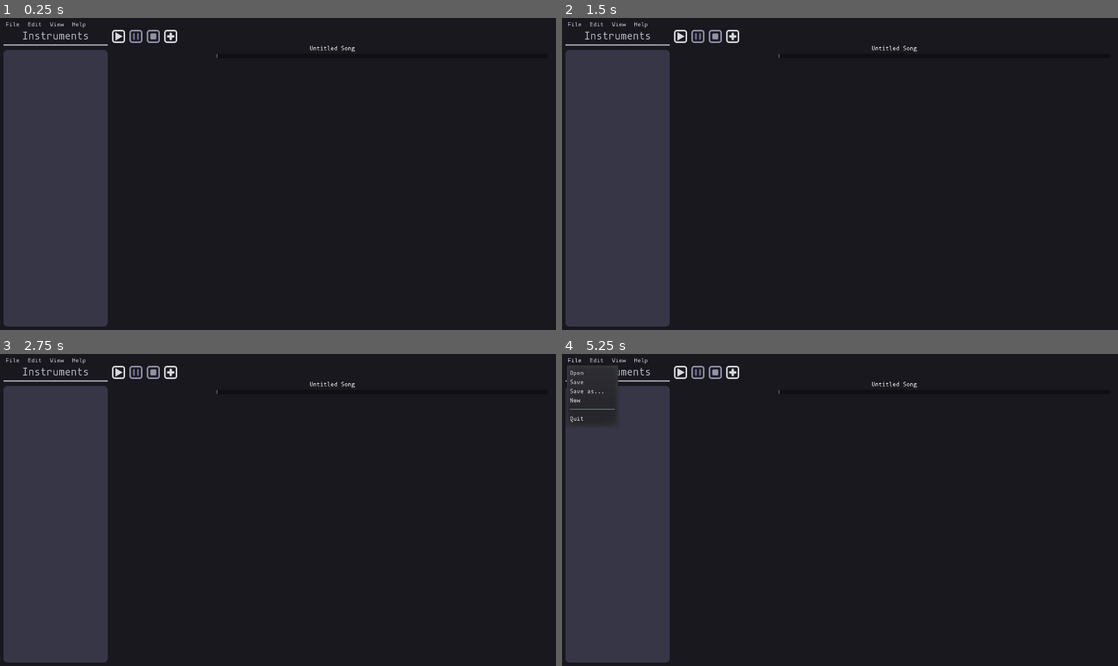
Above: before the commit, frames 1-4 (two rows, left to right).
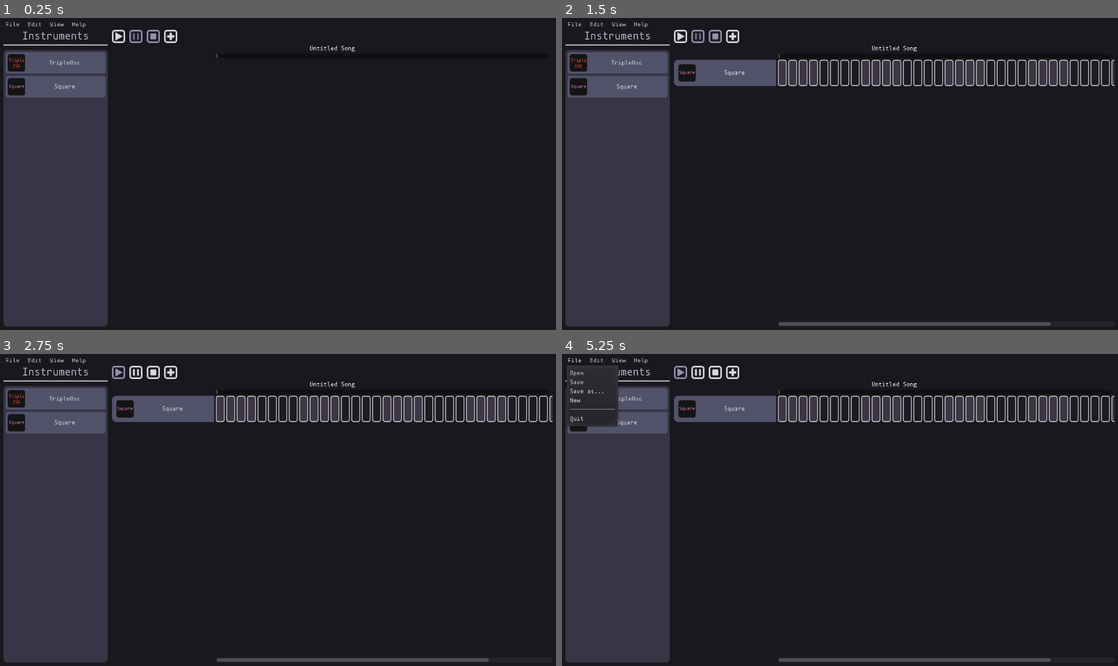
Above: after the commit, the same moments.

Repository: QuadCubedStudios/GoDAW
Game: Godot game, scene res://Main.tscn
Two runs of this game, one before a commit and one after it. Both use one fixed random seed, a clock stepped at 60 frames per second and the inputs below.
Inputs (mouse positions are in pixels of both pictures, inside the frame that each line leads up to):
- Up to frame 1 (0.25 s): no input
- Up to frame 2 (1.5 s): click (617, 86) at 0.5 s, where only the run after the commit has a clickable "Square"; click (723, 74) at 1.25 s, where only the run after the commit has a clickable "Square"
- Up to frame 3 (2.75 s): click (116, 372) at 2 s
- Up to frame 4 (5.25 s): click (695, 372) at 2.77 s; click (717, 372) at 3.52 s; click (678, 372) at 4.25 s; click "File" at 5 s

The runs differ from the first frame. In frame 1, 2.4% of the frame differs, in the area x 1-19%, y 10-26%; in frame 2, 7.5%; in frame 3, 7.7%, in the area x 1-100%, y 3-99%; in frame 4, 6.7%.
Error before the commit: Parse Error: At "register_instrument()" call, argument 2. The passed argument's type (Node) doesn't match the function's expected argument type (PackedScene). …

Commit message:
Sequencer: Play, Pause, Stop and Seek

Diff:
--- a/Main.gd
+++ b/Main.gd
@@ -14,7 +14,7 @@
 	while instrument_name != "":
 		if dir.file_exists("./%s/Instrument.tscn" % instrument_name):
 			var instrument: PackedScene = load("%s/%s/Instrument.tscn" % [dir.get_current_dir(), instrument_name])
-			GoDAW.register_instrument(instrument_name, instrument.instance())
+			GoDAW.register_instrument(instrument_name, instrument)
 		else:
 			push_warning("Instrument %s does not have an Instrument.tscn file" % instrument_name)
 
@@ -24,13 +24,13 @@
 	load_instruments()
 
 func _ready():
-	Global.connect("play", self, "play")
-
-func play():
 	var song = SongSequence.new()
 	var track = Track.new()
+	var track2 = Track.new()
 	track.instrument = "Square"
+	track2.instrument = "Square"
 	song.add_track(track)
+	song.add_track(track2)
 	for i in range(12):
 		var n = Note.new()
 		n.duration = 0.8
@@ -38,16 +38,15 @@
 		n.instrument_data = {
 			"key": 59+i
 		}
+		var n2 = Note.new()
+		n2.duration = 0.4
+		n2.note_start = i+0.4
+		n2.instrument_data = {
+			"key": 70+i
+		}
 		track.add_note(n)
+		track2.add_note(n2)
 		pass
 	var seq = Sequencer.new()
-	seq.data = song
 	add_child(seq)
-	seq.play()
-#	var inst = GoDAW.get_instrument("Square")
-#	add_child(inst)
-#	var note = {
-#		"duration": 0.2,
-#		"instrument_data": { "key": 59 }
-#	}
-#	inst.play_note(note)
+	seq.sequence(song)
--- a/Panels/ControlPanel/ControlPanel.gd
+++ b/Panels/ControlPanel/ControlPanel.gd
@@ -1,15 +1,31 @@
 extends Control
+
+onready var buttons = {
+	"Play": $PlayButton,
+	"Pause": $PauseButton,
+	"Stop": $StopButton,
+	"Add": $AddButton,
+}
 
 func _on_PlayButton_pressed():
 	Global.emit_signal("play")
+	buttons.Play.disabled = true
+	buttons.Pause.disabled = false
+	buttons.Stop.disabled = false
 
 
 func _on_PauseButton_pressed():
 	Global.emit_signal("pause")
+	buttons.Play.disabled = false
+	buttons.Pause.disabled = true
+	buttons.Stop.disabled = false
 
 
 func _on_StopButton_pressed():
 	Global.emit_signal("stop")
+	buttons.Play.disabled = false
+	buttons.Pause.disabled = true
+	buttons.Stop.disabled = true
 
 
 func _on_AddButton_pressed():
--- a/util/Sequencer.gd
+++ b/util/Sequencer.gd
@@ -11,8 +11,9 @@
 
 
 # Functions
-func play():
-	playing = true
+func sequence(sequence: SongSequence):
+	for i in get_children(): i.queue_free()
+	data = sequence
 	var song = Animation.new()
 	song.set_step(0.001)
 	for track in data.tracks:
@@ -34,12 +35,26 @@
 	add_child(player)
 	player.add_animation("song", song)
 	player.root_node = self.get_path()
+	Global.connect("pause", self, "pause")
+	Global.connect("stop", self, "stop")
+	Global.connect("play", self, "play")
+
+func play():
+	playing = true
+	if paused:
+		paused = false
+		player.play()
+		return
 	player.play("song")
 
 func stop():
 	playing = false
-	# Code to stop
+	player.stop()
 
-func seek():
-	# Change with code to seek
+func pause():
+	paused = true
+	player.stop(false)
+
+func seek(sec: float):
+	player.seek(sec, true)
 	pass
